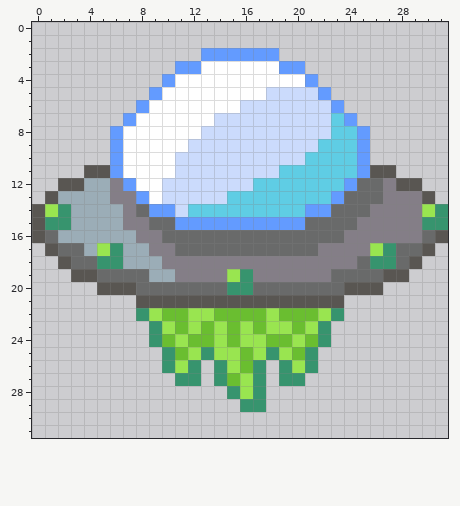
Pixel-art sprite, stored at Assets/Images/spaceship_32x32.png. The picture above is the old version.
The file is 32x32 pixels.
New version:
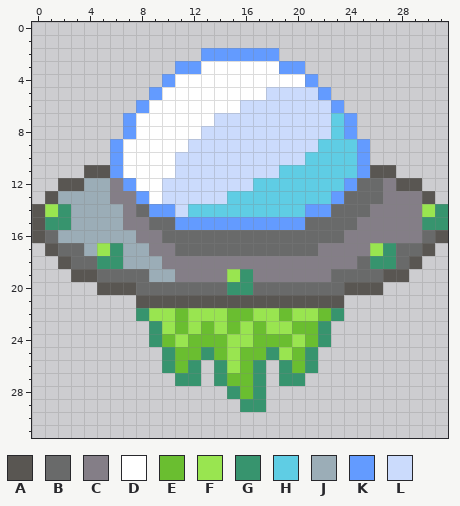
Palette (. is transparent): A #595652  B #696a6a  C #847e87  D #ffffff  E #6abe30  F #99e550  G #37946e  H #5fcde4  J #9badb7  K #639bff  L #cbdbfc
Difference:
@@ x 0..31 @@
  7 .......KDDDDDDLLLLLLLLLHK.......
- 8 ......KDDDDDDLLLLLLLLLLHHK......
+ 8 .......KDDDDDLLLLLLLLLLHK.......
  9 ......KDDDDDLLLLLLLLLLHHHK......
@@ x 8..24 @@
 21 AAAAAAAAAAAAAAAA.
-22 GFEEFFEEEEFEEEFG.
-23 .GFEFEFEFEFFEFG..
-24 .GEFEEFEFFEEFEG..
-25 ..GEFGFFEFGFEG...
-26 ..GFG.GFEG.GFG...
-27 ...GG.GEFG.GG....
-28 .......GFG.......
+22 GFFEFFFEEFFEFFEG.
+23 .GFEFEFEFEFFEEG..
+24 .GEFEEEFFEEEFEG..
+25 ..GEEGEFEEGFEG...
+26 ..GEG.GFEG.GEG...
+27 ...GG.GEEG.GG....
+28 .......GEG.......
 29 ........GG.......
